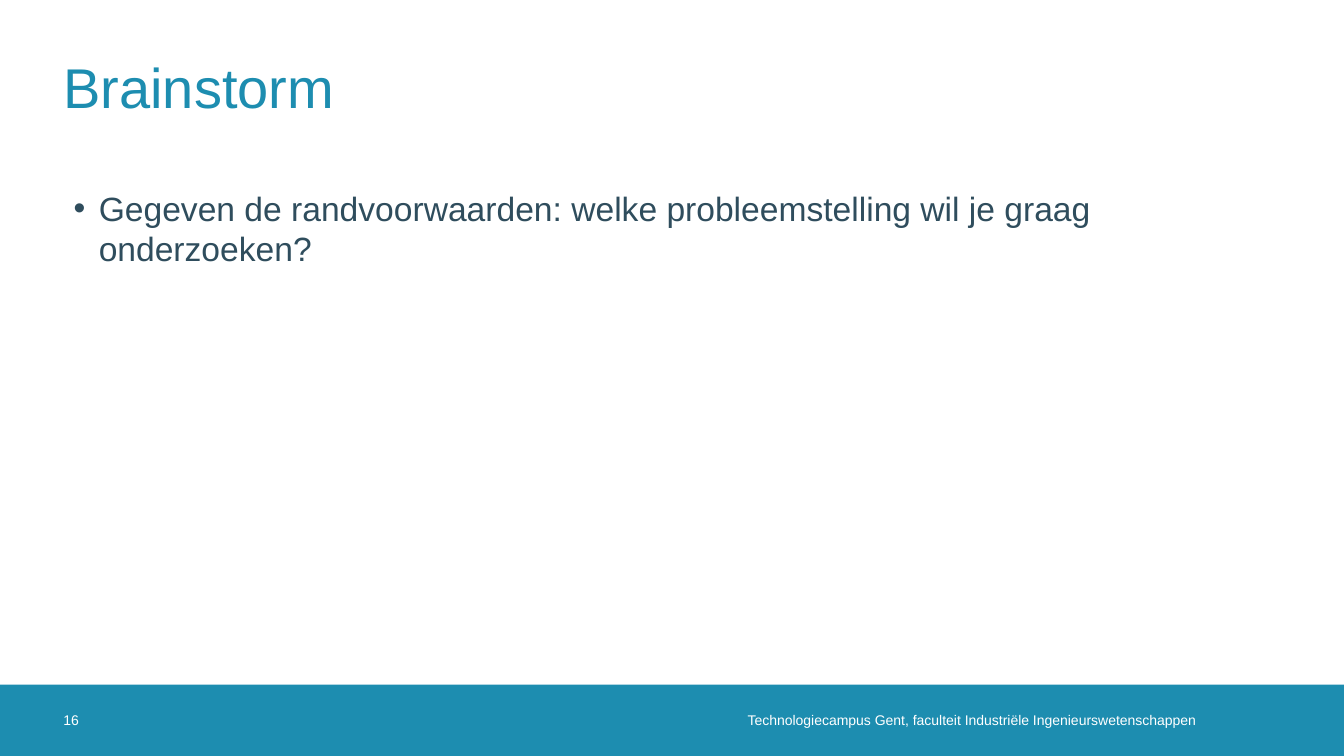
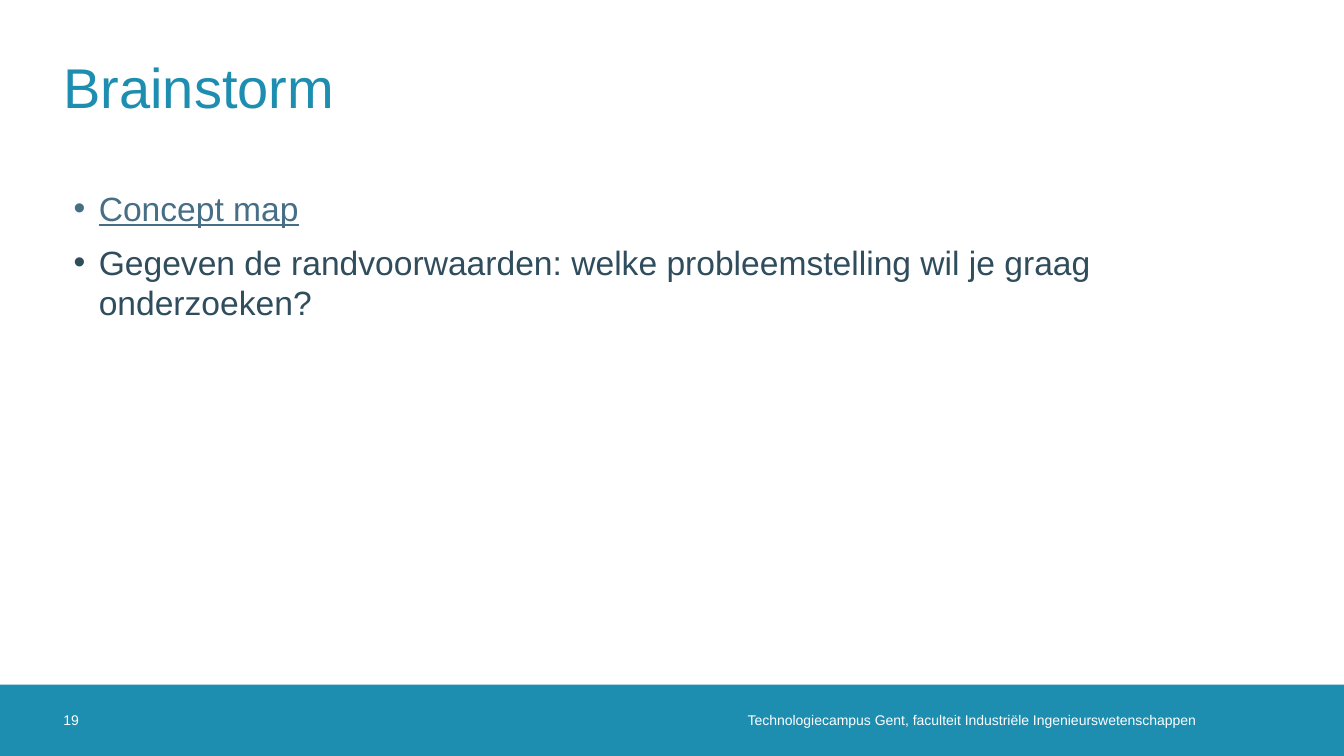
Before and after one commit to dramco-iwast/handleiding-voor-leerkrachten, a slide deck: slide 19 of assets/files/IWAST-bijscholingsmoment.pptx (slide 16 before the commit). Drawn at 1344x756 pixels with LibreOffice and Linux fonts; fonts in the diff are those of the drawing; background and template pictures are left out. Boxes give left, top, right and bottom in pixels: in the first picture for what was removed or moved away, otherwise in the second. Text is boxed around its words. In the diff, an @@ line names an element or a change of style, - is before the commit and + after.

```diff
--- a/assets/files/IWAST-bijscholingsmoment.pptx
+++ b/assets/files/IWAST-bijscholingsmoment.pptx
@@ text at [99, 197, 298, 228]: paragraph added @@
+• Concept map
@@ page number at [63, 715, 79, 725]: text changed @@
-16
+19
```
Also in this commit, not shown: 2 other slides changed, 3 slides added.
